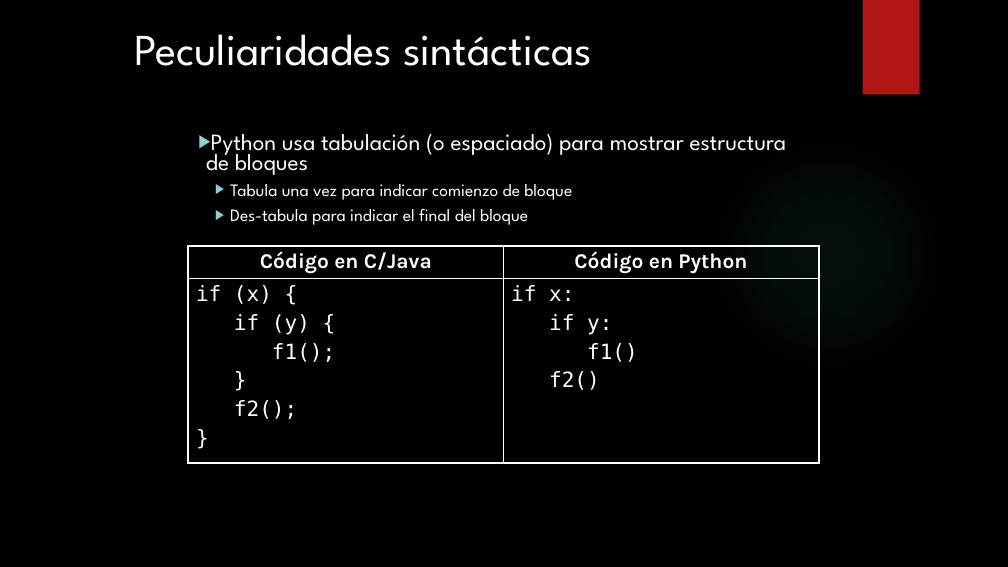
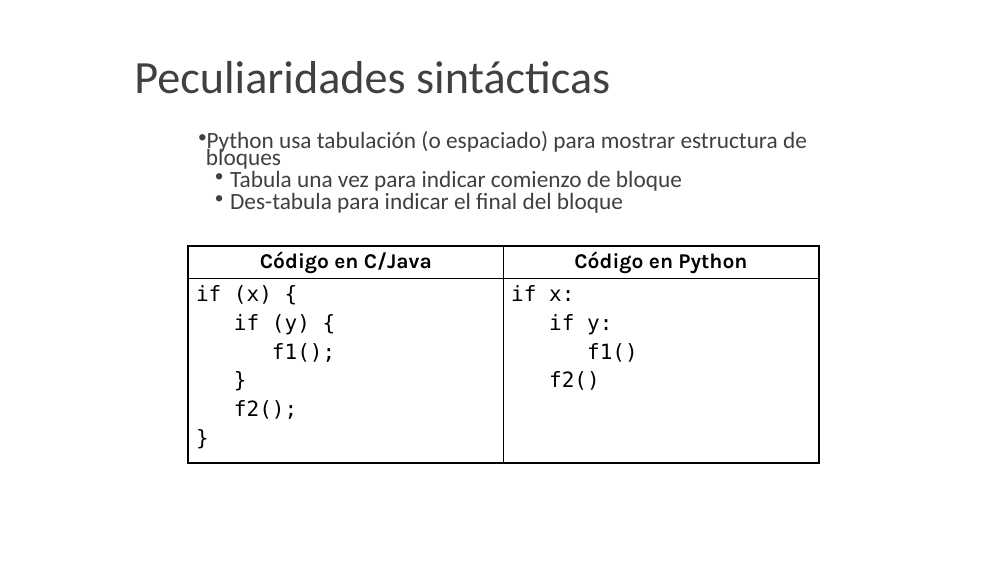
Before and after one commit to fabioandpinto/cursopython-2021, a slide deck: slide 8 of CursoPython.pptx (slide 7 before the commit). Drawn at 1008x567 pixels with LibreOffice and Linux fonts; fonts in the diff are those of the drawing; background and template pictures are left out. Boxes give left, top, right and bottom in pixels: in the first picture for what was removed or moved away, otherwise in the second. Text is boxed around its words. In the diff, an @@ line names an element or a change of style, - is before the commit and + after.

```diff
--- a/CursoPython.pptx
+++ b/CursoPython.pptx
@@ background picture (left out) to #FFFFFF @@
@@ title "Peculiaridades sintácticas" at box(134, 61, 610, 94): size 42 to 44 pt, font League Spartan to Calibri, text colour #FFFFFF to #404040; line spacing 1 to 0.9; vertical alignment top to middle @@
@@ rectangle removed at box(863, 0, 920, 95) @@
@@ text "Python usa tabulación (o espaciado) ..." at box(206, 131, 807, 213): font League Spartan to Calibri, text colour #FFFFFF to #404040; size 16.6 to 22.2 pt in "Tabula una vez para indicar comienzo de ...", "Des-tabula para indicar el final del bloque"; bullet ▶ to •; line spacing 0.7 to 0.6; less space between paragraphs @@
@@ ellipse removed at box(712, 138, 944, 371) @@
@@ table at box(188, 246, 819, 463) @@
@@ text colour #FFFFFF to #000000 @@
@@ borders changed @@
```
Also in this commit, not shown: 60 other slides changed, 3 slides added, 2 slides removed, 46 other files.
